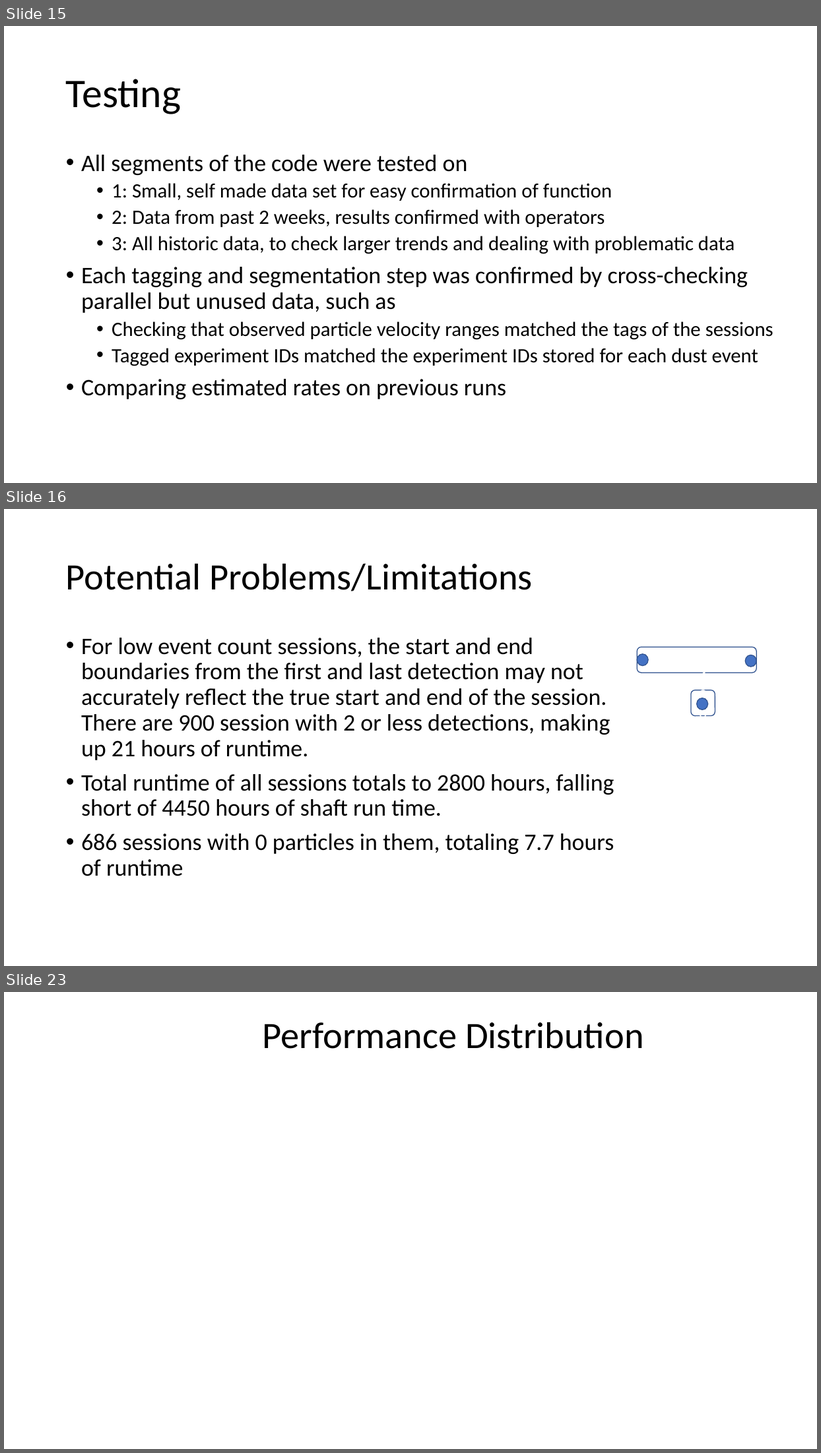
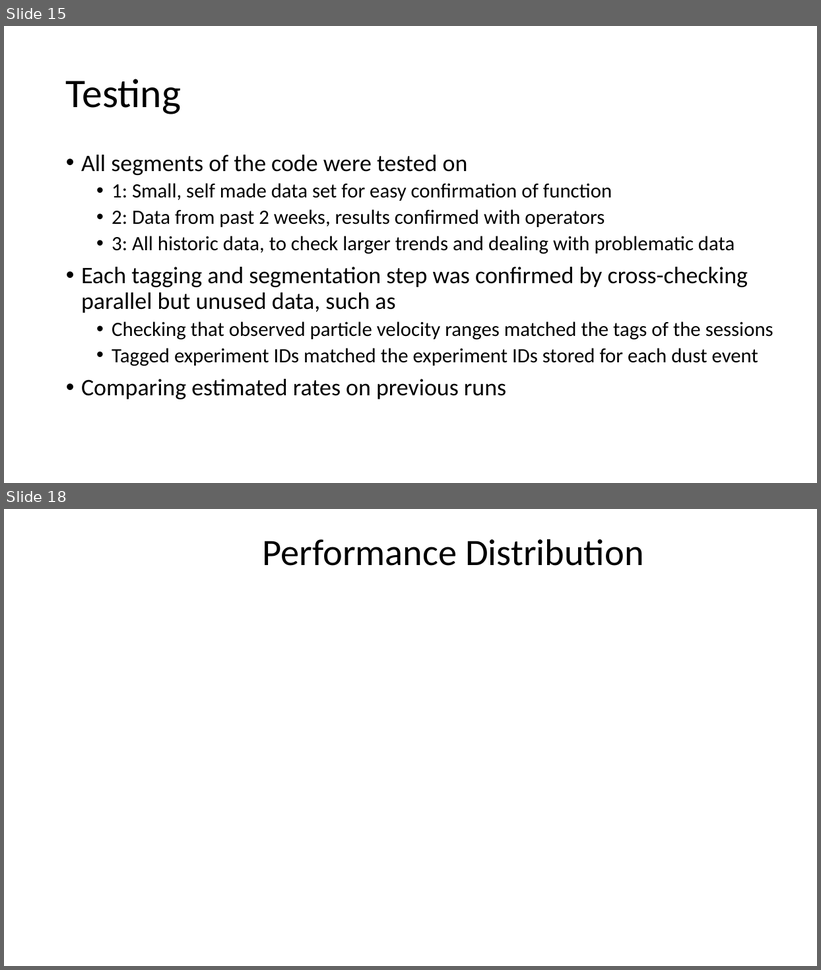
Before and after one commit to nathan-m-schneider-22/Dust-Accelerator-Database-Analysis, a slide deck: Dust_Data_Project.pptx. Shown one above the other, each under a label of ours: slides 15, 16 and 23 before the commit, slides 15 and 18 after it; the slides between them are not shown. The pictures are 821x1453 and 821x970 pixels, drawn with LibreOffice and Linux fonts; fonts in the diff are those of the drawing; background and template pictures are left out. Boxes give left, top, right and bottom in pixels: in the first picture for what was removed or moved away, otherwise in the second. Text is boxed around its words. In the diff, an @@ line names an element or a change of style, - is before the commit and + after.

```diff
--- a/Dust_Data_Project.pptx
+++ b/Dust_Data_Project.pptx
@@ slide 16 removed at (x1=4, y1=509, x2=817, y2=966), background #FFFFFF @@
@@ title removed at (x1=66, y1=563, x2=533, y2=591) @@
-Potential Problems/Limitations
@@ text removed at (x1=81, y1=638, x2=614, y2=877) @@
-• For low event count sessions, the start and end boundaries from the first and last detection may not accurately reflect the true start and end of the session. There are 900 session with 2 or less detections, making up 21 hours of runtime.
-• Total runtime of all sessions totals to 2800 hours, falling short of 4450 hours of shaft run time.
-• 686 sessions with 0 particles in them, totaling 7.7 hours of runtime
@@ rounded rectangle removed at (x1=637, y1=647, x2=757, y2=673) @@
@@ ellipse removed at (x1=637, y1=654, x2=648, y2=666) @@
@@ ellipse removed at (x1=746, y1=656, x2=757, y2=667) @@
@@ rounded rectangle removed at (x1=692, y1=690, x2=715, y2=716) @@
-78420612
@@ ellipse removed at (x1=697, y1=698, x2=708, y2=710) @@
@@ what was slide 23 is now slide 18 @@
```
Also in this commit, not shown: 7 slides changed, 9 slides added, 10 other slides removed, 14 other files.
